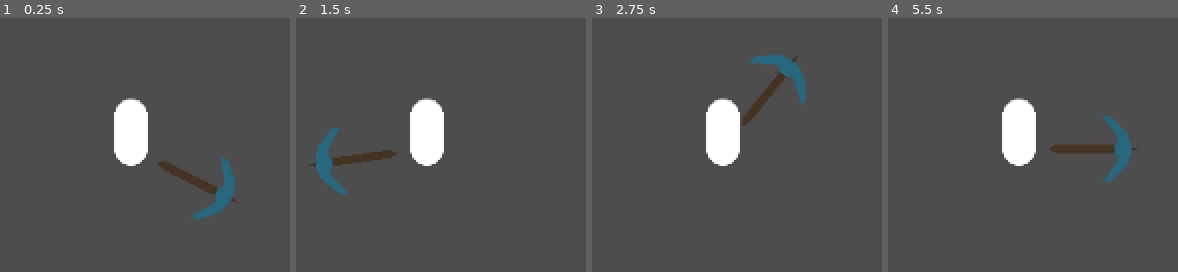
Above: before the commit, frames 1-4 (left to right).
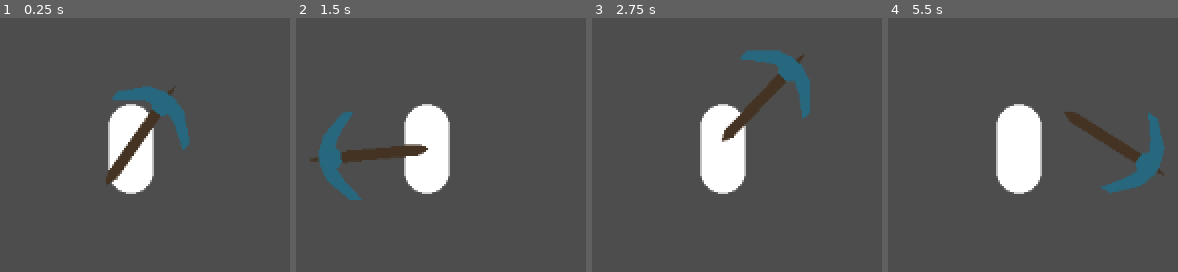
Above: after the commit, the same moments.

Repository: noahstelmak/dig-dig-down
Game: Godot game, scene res://floor_i.tscn
The game is run twice, just before and just after one commit, with the same random seed, the same clock (stepped at 60 frames per second) and the same inputs. The project has no main scene, so this scene is started directly.
Inputs (mouse positions are in pixels of both pictures, inside the frame that each line leads up to):
- Up to frame 1 (0.25 s): no input
- Up to frame 2 (1.5 s): move the mouse to (outside the picture) at 0.52 s; hold D (right, bound only after the commit) 0.53-1.28 s; click (outside the picture) at 0.6 s; move the mouse to (outside the picture) at 1.27 s; hold S (down, bound only after the commit) from 1.28 s (still down); click (outside the picture) at 1.35 s
- Up to frame 3 (2.75 s): tap Enter at 2 s; move the mouse to (outside the picture) at 2.02 s; release S (down, bound only after the commit) at 2.03 s; hold D (right, bound only after the commit) from 2.03 s (still down); click (outside the picture) at 2.1 s
- Up to frame 4 (5.5 s): move the mouse to (outside the picture) at 2.77 s; release D (right, bound only after the commit) at 2.78 s; hold W (up, bound only after the commit) 2.78-3.53 s; click (outside the picture) at 2.85 s; tap Space at 3.5 s; move the mouse to (outside the picture) at 3.52 s; hold A (left, bound only after the commit) 3.53-5.03 s; click (outside the picture) at 3.6 s; move the mouse to (outside the picture) at 4.27 s; click (outside the picture) at 4.35 s; tap Enter at 5 s; move the mouse to (1099, 150) at 5.02 s; hold S (down, bound only after the commit) from 5.03 s (still down); click (1099, 150) at 5.1 s

The runs differ from the first frame. In frame 1, 7.4% of the frame differs, in the area x 36-82%, y 26-80%; in frame 2, 4.8%; in frame 3, 4.3%; in frame 4, 7.5%, in the area x 37-96%, y 31-70%.

Commit message:
mexi na animacao do dig dig dig dig dig

Diff:
--- a/project.godot
+++ b/project.godot
@@ -13,3 +13,31 @@
 config/name="dig-dig-down"
 config/features=PackedStringArray("4.3", "Forward Plus")
 config/icon="res://icon.svg"
+
+[input]
+
+up={
+"deadzone": 0.5,
+"events": [Object(InputEventKey,"resource_local_to_scene":false,"resource_name":"","device":-1,"window_id":0,"alt_pressed":false,"shift_pressed":false,"ctrl_pressed":false,"meta_pressed":false,"pressed":false,"keycode":0,"physical_keycode":87,"key_label":0,"unicode":119,"location":0,"echo":false,"script":null)
+]
+}
+down={
+"deadzone": 0.5,
+"events": [Object(InputEventKey,"resource_local_to_scene":false,"resource_name":"","device":-1,"window_id":0,"alt_pressed":false,"shift_pressed":false,"ctrl_pressed":false,"meta_pressed":false,"pressed":false,"keycode":0,"physical_keycode":83,"key_label":0,"unicode":115,"location":0,"echo":false,"script":null)
+]
+}
+left={
+"deadzone": 0.5,
+"events": [Object(InputEventKey,"resource_local_to_scene":false,"resource_name":"","device":-1,"window_id":0,"alt_pressed":false,"shift_pressed":false,"ctrl_pressed":false,"meta_pressed":false,"pressed":false,"keycode":0,"physical_keycode":65,"key_label":0,"unicode":97,"location":0,"echo":false,"script":null)
+]
+}
+right={
+"deadzone": 0.5,
+"events": [Object(InputEventKey,"resource_local_to_scene":false,"resource_name":"","device":-1,"window_id":0,"alt_pressed":false,"shift_pressed":false,"ctrl_pressed":false,"meta_pressed":false,"pressed":false,"keycode":0,"physical_keycode":68,"key_label":0,"unicode":100,"location":0,"echo":false,"script":null)
+]
+}
+dig={
+"deadzone": 0.5,
+"events": [Object(InputEventMouseButton,"resource_local_to_scene":false,"resource_name":"","device":-1,"window_id":0,"alt_pressed":false,"shift_pressed":false,"ctrl_pressed":false,"meta_pressed":false,"button_mask":0,"position":Vector2(0, 0),"global_position":Vector2(0, 0),"factor":1.0,"button_index":1,"canceled":false,"pressed":false,"double_click":false,"script":null)
+]
+}
--- a/scenes/entities/player/player.tscn
+++ b/scenes/entities/player/player.tscn
@@ -7,21 +7,6 @@
 radius = 8.0
 
 [sub_resource type="CapsuleMesh" id="CapsuleMesh_unro6"]
-
-[sub_resource type="Animation" id="Animation_wokc5"]
-resource_name = "digging"
-length = 2.0
-tracks/0/type = "bezier"
-tracks/0/imported = false
-tracks/0/enabled = true
-tracks/0/path = NodePath("Node2D/DigTool:rotation")
-tracks/0/interp = 1
-tracks/0/loop_wrap = true
-tracks/0/keys = {
-"handle_modes": PackedInt32Array(0, 0, 0),
-"points": PackedFloat32Array(0, -0.25, 0, 0.25, 0, 1.57, -0.25, 0, 0.25, 0, 0, -0.25, 0, 0.25, 0),
-"times": PackedFloat32Array(0, 0.5, 1.96667)
-}
 
 [sub_resource type="Animation" id="Animation_810rc"]
 length = 0.001
@@ -36,6 +21,153 @@
 "points": PackedFloat32Array(0, -0.25, 0, 0.25, 0),
 "times": PackedFloat32Array(0)
 }
+tracks/1/type = "bezier"
+tracks/1/imported = false
+tracks/1/enabled = true
+tracks/1/path = NodePath("Node2D/DigTool/Head:position:x")
+tracks/1/interp = 1
+tracks/1/loop_wrap = true
+tracks/1/keys = {
+"handle_modes": PackedInt32Array(0),
+"points": PackedFloat32Array(0, -0.25, 0, 0.25, 0),
+"times": PackedFloat32Array(0)
+}
+tracks/2/type = "bezier"
+tracks/2/imported = false
+tracks/2/enabled = true
+tracks/2/path = NodePath("Node2D/DigTool/Head:position:y")
+tracks/2/interp = 1
+tracks/2/loop_wrap = true
+tracks/2/keys = {
+"handle_modes": PackedInt32Array(0),
+"points": PackedFloat32Array(0, -0.25, 0, 0.25, 0),
+"times": PackedFloat32Array(0)
+}
+tracks/3/type = "bezier"
+tracks/3/imported = false
+tracks/3/enabled = true
+tracks/3/path = NodePath("Node2D/DigTool/Handle:position:x")
+tracks/3/interp = 1
+tracks/3/loop_wrap = true
+tracks/3/keys = {
+"handle_modes": PackedInt32Array(0),
+"points": PackedFloat32Array(0, -0.0005, 0, 0.0005, 0),
+"times": PackedFloat32Array(0)
+}
+tracks/4/type = "bezier"
+tracks/4/imported = false
+tracks/4/enabled = true
+tracks/4/path = NodePath("Node2D/DigTool/Handle:position:y")
+tracks/4/interp = 1
+tracks/4/loop_wrap = true
+tracks/4/keys = {
+"handle_modes": PackedInt32Array(0),
+"points": PackedFloat32Array(0, -0.0005, 0, 0.0005, 0),
+"times": PackedFloat32Array(0)
+}
+tracks/5/type = "bezier"
+tracks/5/imported = false
+tracks/5/enabled = true
+tracks/5/path = NodePath("Node2D/DigTool/Head:rotation")
+tracks/5/interp = 1
+tracks/5/loop_wrap = true
+tracks/5/keys = {
+"handle_modes": PackedInt32Array(0),
+"points": PackedFloat32Array(-0.958186, -0.25, 0, 0.25, 0),
+"times": PackedFloat32Array(0)
+}
+tracks/6/type = "bezier"
+tracks/6/imported = false
+tracks/6/enabled = true
+tracks/6/path = NodePath("Node2D/DigTool/Handle:rotation")
+tracks/6/interp = 1
+tracks/6/loop_wrap = true
+tracks/6/keys = {
+"handle_modes": PackedInt32Array(0),
+"points": PackedFloat32Array(-0.958186, -0.25, 0, 0.25, 0),
+"times": PackedFloat32Array(0)
+}
+
+[sub_resource type="Animation" id="Animation_wokc5"]
+resource_name = "digging"
+length = 0.8
+tracks/0/type = "bezier"
+tracks/0/imported = false
+tracks/0/enabled = true
+tracks/0/path = NodePath("Node2D/DigTool:rotation")
+tracks/0/interp = 1
+tracks/0/loop_wrap = true
+tracks/0/keys = {
+"handle_modes": PackedInt32Array(0, 0),
+"points": PackedFloat32Array(0, -0.25, 0, 0.25, 0, 0, -0.25, 0, 0.25, 0),
+"times": PackedFloat32Array(0, 0.8)
+}
+tracks/1/type = "bezier"
+tracks/1/imported = false
+tracks/1/enabled = true
+tracks/1/path = NodePath("Node2D/DigTool/Head:position:x")
+tracks/1/interp = 1
+tracks/1/loop_wrap = true
+tracks/1/keys = {
+"handle_modes": PackedInt32Array(0, 0, 0, 0),
+"points": PackedFloat32Array(0, -0.25, 0, 0.25, 0, 0, -0.25, 0, 0.25, 0, 0, -0.25, 0, 0.25, 0, 0, -0.25, 0, 0.25, 0),
+"times": PackedFloat32Array(0, 0.266667, 0.533333, 0.766667)
+}
+tracks/2/type = "bezier"
+tracks/2/imported = false
+tracks/2/enabled = true
+tracks/2/path = NodePath("Node2D/DigTool/Head:position:y")
+tracks/2/interp = 1
+tracks/2/loop_wrap = true
+tracks/2/keys = {
+"handle_modes": PackedInt32Array(0, 0, 0),
+"points": PackedFloat32Array(10, -0.25, 0, 0.25, 0, -16, -0.25, 0, 0.25, 0, 0, -0.25, 0, 0.25, 0),
+"times": PackedFloat32Array(0, 0.266667, 0.766667)
+}
+tracks/3/type = "bezier"
+tracks/3/imported = false
+tracks/3/enabled = true
+tracks/3/path = NodePath("Node2D/DigTool/Handle:position:x")
+tracks/3/interp = 1
+tracks/3/loop_wrap = true
+tracks/3/keys = {
+"handle_modes": PackedInt32Array(0, 0, 0),
+"points": PackedFloat32Array(0, -0.25, 0, 0.25, 0, 0, -0.25, 0, 0.25, 0, 0, -0.25, 0, 0.25, 0),
+"times": PackedFloat32Array(0, 0.266667, 0.766667)
+}
+tracks/4/type = "bezier"
+tracks/4/imported = false
+tracks/4/enabled = true
+tracks/4/path = NodePath("Node2D/DigTool/Handle:position:y")
+tracks/4/interp = 1
+tracks/4/loop_wrap = true
+tracks/4/keys = {
+"handle_modes": PackedInt32Array(0, 0, 0),
+"points": PackedFloat32Array(10, -0.25, 0, 0.25, 0, -16, -0.25, 0, 0.25, 0, 0, -0.25, 0, 0.25, 0),
+"times": PackedFloat32Array(0, 0.266667, 0.766667)
+}
+tracks/5/type = "bezier"
+tracks/5/imported = false
+tracks/5/enabled = true
+tracks/5/path = NodePath("Node2D/DigTool/Head:rotation")
+tracks/5/interp = 1
+tracks/5/loop_wrap = true
+tracks/5/keys = {
+"handle_modes": PackedInt32Array(0, 0, 0),
+"points": PackedFloat32Array(-0.958186, -0.25, 0, 0.25, 0, 0.785398, -0.25, 0, 0.25, 0, 0, -0.25, 0, 0.25, 0),
+"times": PackedFloat32Array(0, 0.266667, 0.766667)
+}
+tracks/6/type = "bezier"
+tracks/6/imported = false
+tracks/6/enabled = true
+tracks/6/path = NodePath("Node2D/DigTool/Handle:rotation")
+tracks/6/interp = 1
+tracks/6/loop_wrap = true
+tracks/6/keys = {
+"handle_modes": PackedInt32Array(0, 0, 0),
+"points": PackedFloat32Array(-0.958186, -0.25, 0, 0.25, 0, 0.785398, -0.25, 0, 0.25, 0, 0, -0.25, 0, 0.25, 0),
+"times": PackedFloat32Array(0, 0.266667, 0.766667)
+}
 
 [sub_resource type="AnimationLibrary" id="AnimationLibrary_pie3e"]
 _data = {
@@ -43,39 +175,48 @@
 "digging": SubResource("Animation_wokc5")
 }
 
+[sub_resource type="CircleShape2D" id="CircleShape2D_sna4f"]
+radius = 24.0208
+
 [node name="Node" type="Node"]
 
 [node name="Player" type="CharacterBody2D" parent="."]
 script = ExtResource("1_g55rq")
+SWING_RANGE = 15.0
 
 [node name="CollisionShape2D" type="CollisionShape2D" parent="Player"]
 shape = SubResource("CircleShape2D_tw2dg")
 
 [node name="Body" type="MeshInstance2D" parent="Player"]
-position = Vector2(0, -8)
 scale = Vector2(16, 16)
 mesh = SubResource("CapsuleMesh_unro6")
 
+[node name="Camera2D" type="Camera2D" parent="Player"]
+zoom = Vector2(2, 2)
+
 [node name="Node2D" type="Node2D" parent="."]
-position = Vector2(38, 0)
 
 [node name="DigTool" type="Area2D" parent="Node2D"]
 script = ExtResource("2_ynot7")
 
 [node name="Head" type="Polygon2D" parent="Node2D/DigTool"]
 z_index = 1
+rotation = -0.958186
 color = Color(0.156378, 0.408064, 0.501057, 1)
 polygon = PackedVector2Array(-16, -10, -8, -16, -4, -18, -2, -16, 2, -16, 4, -18, 8, -16, 16, -10, 16, -14, 8, -22, 1.85774, -24, -2, -24, -8, -22, -16, -14)
 
 [node name="Handle" type="Polygon2D" parent="Node2D/DigTool"]
+rotation = -0.958186
 color = Color(0.267233, 0.201782, 0.138356, 1)
 polygon = PackedVector2Array(-2, 12, 0, 16, 2, 12, 2, -20, 0, -28, -2, -20)
-
-[node name="CollisionPolygon2D" type="CollisionPolygon2D" parent="Node2D/DigTool"]
-polygon = PackedVector2Array(-16, -14, -8, -22, -2, -24, 2, -24, 8, -22, 16, -14, 16, -10, 8, -16, 4, -18, 2, -16, -2, -16, -4, -18, -8, -16, -16, -10)
 
 [node name="AnimationPlayer" type="AnimationPlayer" parent="Node2D/DigTool"]
 root_node = NodePath("../../..")
 libraries = {
 "": SubResource("AnimationLibrary_pie3e")
 }
+
+[node name="CollisionShape2D" type="CollisionShape2D" parent="Node2D/DigTool"]
+visible = false
+position = Vector2(0, -19)
+shape = SubResource("CircleShape2D_sna4f")
Not shown: 1 places in scenes/entities/player/player.tscn that only renumber resources
